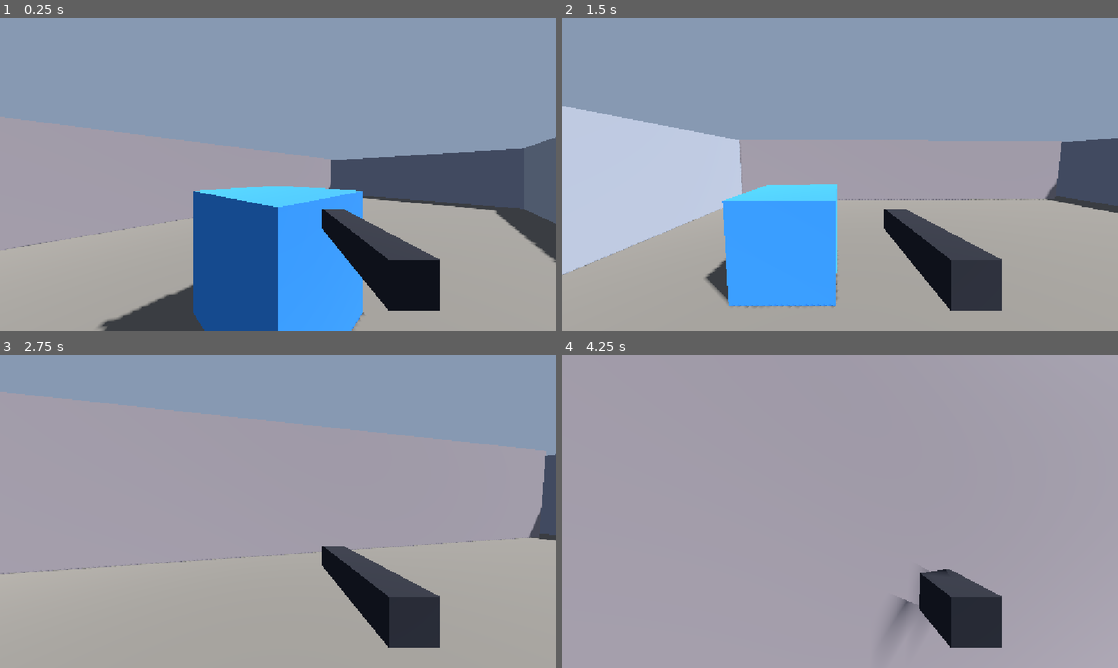
Above: before the commit, frames 1-4 (two rows, left to right).
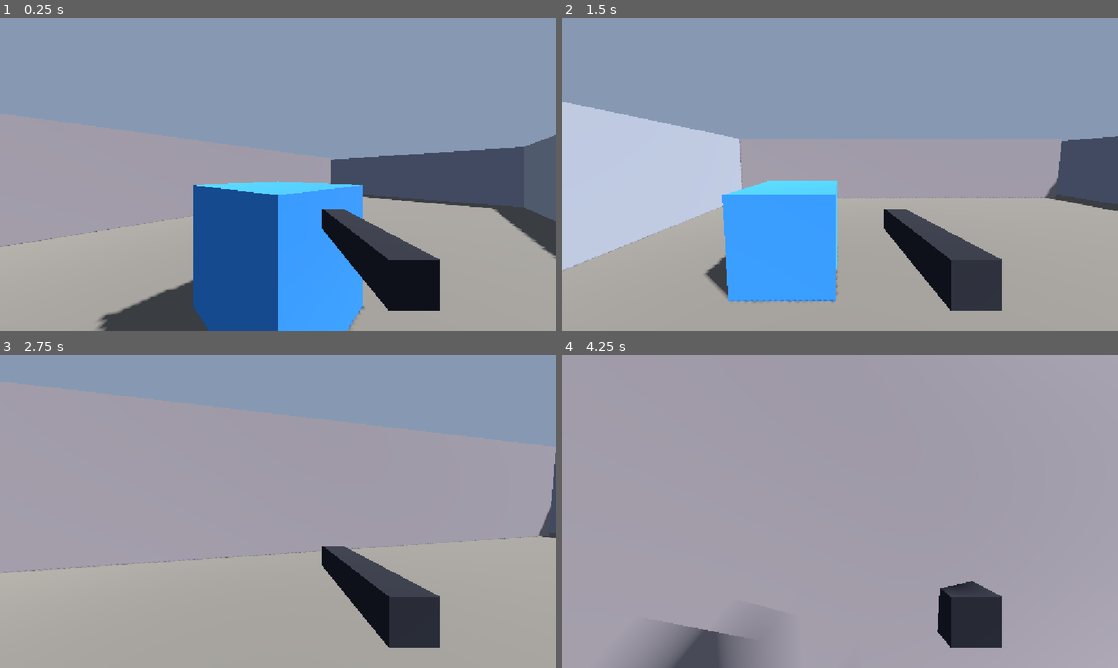
Above: after the commit, the same moments.

Repository: jamshu/gameroom
Game: Godot game, scene res://Main.tscn
The game is run twice, just before and just after one commit, with the same random seed, the same clock (stepped at 60 frames per second) and the same inputs.
Inputs (mouse positions are in pixels of both pictures, inside the frame that each line leads up to):
- Up to frame 1 (0.25 s): no input
- Up to frame 2 (1.5 s): tap Enter at 0.5 s; move the mouse to (962, 158) at 0.52 s; hold D (move_right) 0.53-1.28 s; hold E (camo) 0.53-1.28 s; click (962, 158) at 0.67 s; tap Space (jump) at 0.77 s; tap Shift (crouch) at 0.8, 1.35 s; move the mouse to (812, 174) at 1.27 s; hold W (move_forward) from 1.28 s (still down)
- Up to frame 3 (2.75 s): keep holding W (move_forward); tap Space (jump) at 1.52 s; tap F (pose) at 1.55 s; move the mouse to (289, 505) at 2.02 s; hold F (pose) from 2.03 s (still down); tap E (camo) at 2.3 s
- Up to frame 4 (4.25 s): keep holding W (move_forward); move the mouse to (834, 517) at 2.77 s; release F (pose) at 2.78 s; tap E (camo) at 2.85 s; click (834, 517) at 2.92 s; tap Space (jump) at 3.02, 3.77 s; tap Shift (crouch) at 3.05 s; move the mouse to (878, 514) at 3.52 s; hold Shift (crouch) from 3.53 s (still down); tap F (pose) at 3.8 s

The runs differ from the first frame. In frame 1, 2.9% of the frame differs, in the area x 0-100%, y 30-100%; in frame 2, 2.3%; in frame 3, 2.8%; in frame 4, 3.7%, in the area x 12-74%, y 68-100%.

Commit message:
feat(hidefire): humanoid body (torso/head/legs/arms), visible own body, pose crouch
- New CharacterMesh builder: small blocky humanoid sharing one material so paint
  colours the whole body. Replaces the fat capsule for player, puppet and bot;
  smaller collider (1.6 tall / 0.3 radius).
- Local player body is now VISIBLE (head dropped so it doesn't block the FPS
  camera) — you can see your own painted body when looking down, so paint and
  pose read as working. Fixes "own puppet not visible".
- Pose now visibly crouches (scales the body + lowers the camera) and stands back
  up when you move; peers see the crouch too.
- Paint reach extended (3m -> 6m) so it's easier to sample a surface.
- Bump ENGINE_VERSION v3 -> v4.

Co-Authored-By: Claude Opus 4.8 <noreply@anthropic.com>

Diff:
--- a/godot/hidefire/Bot.gd
+++ b/godot/hidefire/Bot.gd
@@ -42,22 +42,15 @@
 
 	var col := CollisionShape3D.new()
 	var cap := CapsuleShape3D.new()
-	cap.height = 1.8
-	cap.radius = 0.4
+	cap.height = 1.6
+	cap.radius = 0.3
 	col.shape = cap
-	col.position = Vector3(0, 0.9, 0)
+	col.position = Vector3(0, 0.8, 0)
 	add_child(col)
 
-	var mesh := MeshInstance3D.new()
-	var cm := CapsuleMesh.new()
-	cm.height = 1.8
-	cm.radius = 0.4
 	body_mat = StandardMaterial3D.new()
 	body_mat.albedo_color = Color(0.9, 0.5, 0.1)  # loud default = clearly visible
-	cm.material = body_mat
-	mesh.mesh = cm
-	mesh.position = Vector3(0, 0.9, 0)
-	add_child(mesh)
+	add_child(CharacterMesh.make(body_mat))
 
 ## Shot by the player — death blast + hide + stop.
 func on_shot() -> void:
--- /dev/null
+++ b/godot/hidefire/CharacterMesh.gd
@@ -0,0 +1,35 @@
+class_name CharacterMesh
+extends RefCounted
+## Builds a small blocky humanoid (torso, head, legs, arms) sharing ONE material,
+## so painting the material colours the whole body. Returned as a Node3D the
+## caller parents under a player/puppet/bot. ~1.6 units tall, leaner than the old
+## capsule.
+##
+## `hide_head` for the LOCAL player: the first-person camera sits at head height,
+## so we drop the head to keep it from blocking the view while the torso/legs stay
+## visible when you look down (you can see your own painted body).
+
+static func make(mat: StandardMaterial3D, hide_head := false) -> Node3D:
+	var root := Node3D.new()
+	# [size, position]
+	var parts := [
+		[Vector3(0.34, 0.55, 0.22), Vector3(0.0, 1.02, 0.0)],   # torso
+		[Vector3(0.14, 0.55, 0.14), Vector3(-0.1, 0.28, 0.0)],  # left leg
+		[Vector3(0.14, 0.55, 0.14), Vector3(0.1, 0.28, 0.0)],   # right leg
+		[Vector3(0.1, 0.45, 0.1), Vector3(-0.25, 1.02, 0.0)],   # left arm
+		[Vector3(0.1, 0.45, 0.1), Vector3(0.25, 1.02, 0.0)],    # right arm
+	]
+	for p in parts:
+		root.add_child(_box(p[0], p[1], mat))
+	if not hide_head:
+		root.add_child(_box(Vector3(0.26, 0.26, 0.26), Vector3(0.0, 1.5, 0.0), mat))
+	return root
+
+static func _box(size: Vector3, pos: Vector3, mat: StandardMaterial3D) -> MeshInstance3D:
+	var mi := MeshInstance3D.new()
+	var box := BoxMesh.new()
+	box.size = size
+	box.material = mat
+	mi.mesh = box
+	mi.position = pos
+	return mi
--- a/godot/hidefire/Player.gd
+++ b/godot/hidefire/Player.gd
@@ -17,6 +17,7 @@
 const TOUCH_LOOK_SENS := 0.005
 
 var camera: Camera3D
+var body: Node3D
 var body_mat: StandardMaterial3D
 var _pitch := 0.0
 # Touch input (from the DOM overlay via Main._poll_inbound). Move is continuous;
@@ -38,27 +39,21 @@
 
 	var col := CollisionShape3D.new()
 	var cap := CapsuleShape3D.new()
-	cap.height = 1.8
-	cap.radius = 0.4
+	cap.height = 1.6
+	cap.radius = 0.3
 	col.shape = cap
-	col.position = Vector3(0, 0.9, 0)
+	col.position = Vector3(0, 0.8, 0)
 	add_child(col)
 
-	# Body mesh: what peers see, and what camo tints. Hidden from our own camera.
-	var mesh := MeshInstance3D.new()
-	var cm := CapsuleMesh.new()
-	cm.height = 1.8
-	cm.radius = 0.4
+	# Humanoid body: VISIBLE so you can see your own painted body + pose. The head
+	# is dropped so it doesn't block the first-person camera.
 	body_mat = StandardMaterial3D.new()
 	body_mat.albedo_color = camo_color
-	cm.material = body_mat
-	mesh.mesh = cm
-	mesh.position = Vector3(0, 0.9, 0)
-	mesh.visible = false
-	add_child(mesh)
+	body = CharacterMesh.make(body_mat, true)
+	add_child(body)
 
 	camera = Camera3D.new()
-	camera.position = Vector3(0, 1.6, 0)
+	camera.position = Vector3(0, 1.5, 0)
 	camera.fov = 85.0
 	add_child(camera)
 	camera.make_current()
@@ -92,10 +87,7 @@
 	elif event.is_action_pressed("camo") and can_camo:
 		_apply_camo()
 	elif event.is_action_pressed("pose") and can_camo:
-		posed = not posed          # toggle: freeze in a pose to mimic an object
-		if posed:
-			velocity = Vector3.ZERO
-			camo_still = true
+		_toggle_pose()
 	elif event is InputEventKey and event.pressed and event.keycode == KEY_ESCAPE:
 		Input.mouse_mode = Input.MOUSE_MODE_VISIBLE
 
@@ -115,6 +107,7 @@
 		body_mat.albedo_color = Color.WHITE
 	if camera:
 		camera.rotation.x = 0.0
+	_apply_pose_visual()  # reset crouch + camera height
 	look_at(Vector3(0, pos.y, 0), Vector3.UP)
 
 ## Apply one poll of touch input from the DOM overlay. Look deltas + fire/paint/
@@ -138,12 +131,23 @@
 	if bool(t.get("paint", false)) and can_camo:
 		_apply_camo()
 	if bool(t.get("pose", false)) and can_camo:
-		posed = not posed
-		if posed:
-			velocity = Vector3.ZERO
-			camo_still = true
+		_toggle_pose()
 	if bool(t.get("jump", false)):
 		_touch_jump = true
+
+## Toggle the mimic pose: freeze in place and visibly crouch (peers see it too).
+func _toggle_pose() -> void:
+	posed = not posed
+	if posed:
+		velocity = Vector3.ZERO
+		camo_still = true
+	_apply_pose_visual()
+
+func _apply_pose_visual() -> void:
+	if body:
+		body.scale = Vector3(1.0, 0.55, 1.0) if posed else Vector3.ONE
+	if camera:
+		camera.position.y = 1.0 if posed else 1.5
 
 ## Marked dead by the round state (someone shot us): stop input, spectate in place.
 func die() -> void:
@@ -166,8 +170,10 @@
 	# Posed: hold perfectly still to mimic the scenery. Look around, but no walking
 	# — the first movement key breaks the pose.
 	if posed:
-		if Input.get_vector("move_left", "move_right", "move_forward", "move_back").length() > 0.0:
+		if Input.get_vector("move_left", "move_right", "move_forward", "move_back").length() > 0.0 \
+				or _touch_move.length() > 0.0:
 			posed = false
+			_apply_pose_visual()  # stand back up
 		else:
 			velocity = Vector3.ZERO
 			return
@@ -232,7 +238,7 @@
 func _apply_camo() -> void:
 	var space := get_world_3d().direct_space_state
 	var targets := [
-		camera.global_position - camera.global_transform.basis.z * 3.0,
+		camera.global_position - camera.global_transform.basis.z * 6.0,
 		global_position + Vector3(0, -2, 0)
 	]
 	for to in targets:
--- a/godot/hidefire/Puppet.gd
+++ b/godot/hidefire/Puppet.gd
@@ -19,21 +19,14 @@
 
 	var col := CollisionShape3D.new()
 	var cap := CapsuleShape3D.new()
-	cap.height = 1.8
-	cap.radius = 0.4
+	cap.height = 1.6
+	cap.radius = 0.3
 	col.shape = cap
-	col.position = Vector3(0, 0.9, 0)
+	col.position = Vector3(0, 0.8, 0)
 	add_child(col)
 
-	var mesh := MeshInstance3D.new()
-	var cm := CapsuleMesh.new()
-	cm.height = 1.8
-	cm.radius = 0.4
 	body_mat = StandardMaterial3D.new()
-	cm.material = body_mat
-	mesh.mesh = cm
-	mesh.position = Vector3(0, 0.9, 0)
-	add_child(mesh)
+	add_child(CharacterMesh.make(body_mat))
 	visible = false  # stays hidden until the first position arrives
 
 func apply_state(d: Dictionary) -> void:
Not shown, changed: src/lib/components/HideFireArena.svelte
